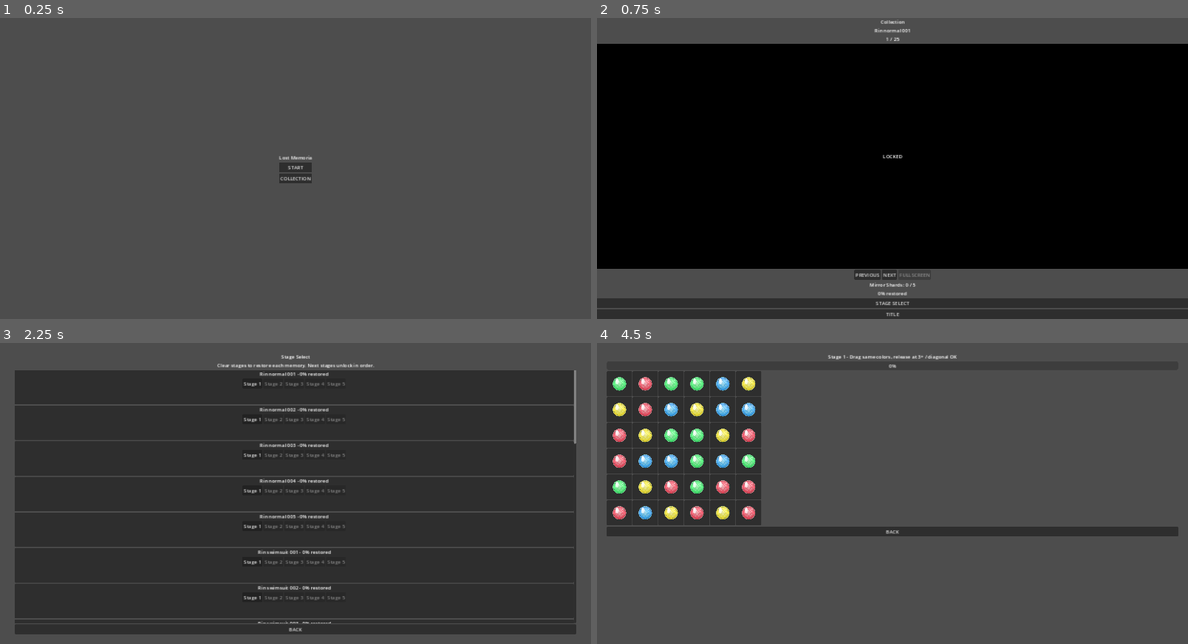
Above: before the commit, frames 1-4 (two rows, left to right).
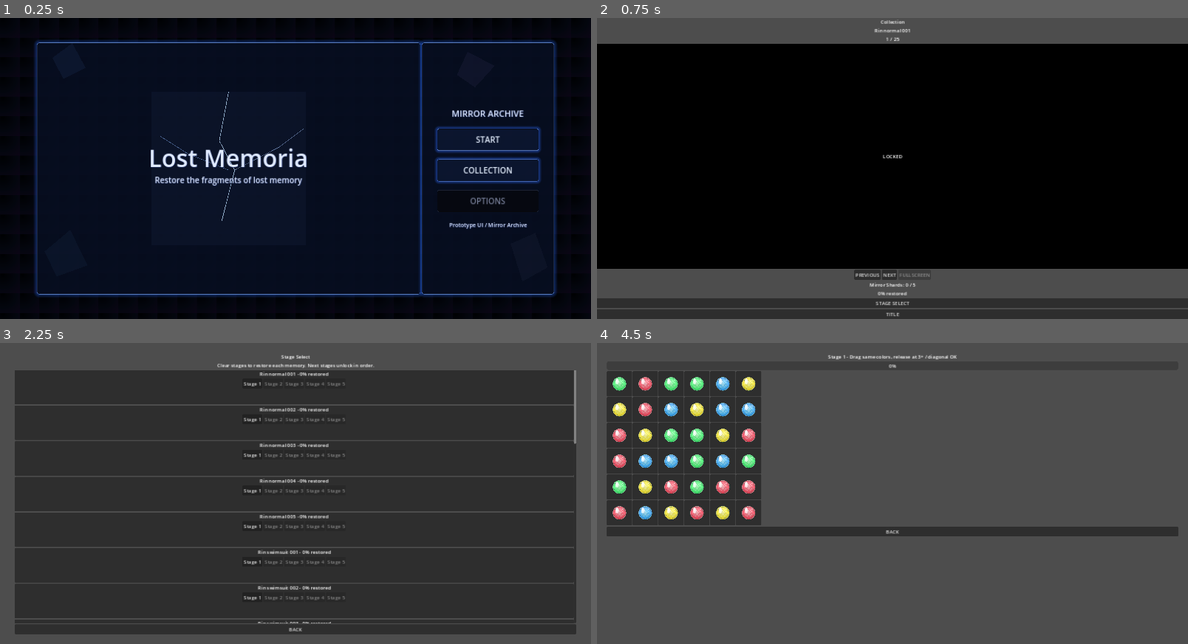
Above: after the commit, the same moments.

Repository: uzupiyo/Lost-Memoria
Game: Godot game, scene res://scenes/title/title.tscn
Two runs of this game, one before a commit and one after it. Both use one fixed random seed, a clock stepped at 60 frames per second and the inputs below.
Inputs:
- Up to frame 1 (0.25 s): no input
- Up to frame 2 (0.75 s): click "COLLECTION" at 0.5 s
- Up to frame 3 (2.25 s): click "TITLE" at 1.25 s; click "START" at 2 s
- Up to frame 4 (4.5 s): click "BACK" at 2.75 s; click "START" at 3.5 s; click "Stage 1" at 4.25 s

The runs differ from the first frame. In frame 1, 100% of the frame differs, in the area x 0-100%, y 0-100%; in frame 2, nothing differs; in frame 3, less than 0.1%; in frame 4, nothing differs.

Commit message:
Redesign title screen with Mirror Archive UI

Diff:
--- a/scenes/title/title.tscn
+++ b/scenes/title/title.tscn
@@ -1,6 +1,17 @@
-[gd_scene load_steps=2 format=3]
+[gd_scene load_steps=4 format=3]
 
 [ext_resource type="Script" path="res://scripts/title_screen.gd" id="1_title"]
+[ext_resource type="Theme" path="res://assets/ui/theme/main_theme.tres" id="2_theme"]
+
+[sub_resource type="Gradient" id="Gradient_bg"]
+offsets = PackedFloat32Array(0, 0.55, 1)
+colors = PackedColorArray(0.005, 0.008, 0.018, 1, 0.02, 0.035, 0.08, 1, 0.065, 0.03, 0.12, 1)
+
+[sub_resource type="GradientTexture2D" id="GradientTexture2D_bg"]
+gradient = SubResource("Gradient_bg")
+fill = 1
+fill_from = Vector2(0.15, 0.05)
+fill_to = Vector2(1, 1)
 
 [node name="Title" type="Control"]
 layout_mode = 3
@@ -9,32 +20,195 @@
 anchor_bottom = 1.0
 grow_horizontal = 2
 grow_vertical = 2
+theme = ExtResource("2_theme")
 script = ExtResource("1_title")
 
-[node name="CenterContainer" type="CenterContainer" parent="."]
-layout_mode = 1
-anchors_preset = 15
-anchor_right = 1.0
-anchor_bottom = 1.0
-grow_horizontal = 2
-grow_vertical = 2
-
-[node name="VBoxContainer" type="VBoxContainer" parent="CenterContainer"]
-layout_mode = 2
+[node name="Background" type="TextureRect" parent="."]
+layout_mode = 1
+anchors_preset = 15
+anchor_right = 1.0
+anchor_bottom = 1.0
+grow_horizontal = 2
+grow_vertical = 2
+mouse_filter = 2
+texture = SubResource("GradientTexture2D_bg")
+stretch_mode = 1
+
+[node name="Vignette" type="ColorRect" parent="."]
+layout_mode = 1
+anchors_preset = 15
+anchor_right = 1.0
+anchor_bottom = 1.0
+grow_horizontal = 2
+grow_vertical = 2
+mouse_filter = 2
+color = Color(0, 0, 0, 0.28)
+
+[node name="ShardDecorations" type="Control" parent="."]
+layout_mode = 1
+anchors_preset = 15
+anchor_right = 1.0
+anchor_bottom = 1.0
+grow_horizontal = 2
+grow_vertical = 2
+mouse_filter = 2
+
+[node name="ShardA" type="Polygon2D" parent="ShardDecorations"]
+color = Color(0.38, 0.62, 1, 0.42)
+polygon = PackedVector2Array(170, 130, 235, 82, 278, 162, 206, 198)
+
+[node name="ShardB" type="Polygon2D" parent="ShardDecorations"]
+color = Color(0.75, 0.62, 1, 0.32)
+polygon = PackedVector2Array(1520, 110, 1608, 156, 1544, 226, 1485, 185)
+
+[node name="ShardC" type="Polygon2D" parent="ShardDecorations"]
+color = Color(0.42, 0.78, 1, 0.28)
+polygon = PackedVector2Array(145, 760, 228, 690, 285, 805, 184, 842)
+
+[node name="ShardD" type="Polygon2D" parent="ShardDecorations"]
+color = Color(0.78, 0.82, 1, 0.22)
+polygon = PackedVector2Array(1660, 735, 1740, 700, 1780, 812, 1698, 858)
+
+[node name="Layout" type="HBoxContainer" parent="."]
+layout_mode = 1
+anchors_preset = 15
+anchor_right = 1.0
+anchor_bottom = 1.0
+offset_left = 120.0
+offset_top = 80.0
+offset_right = -120.0
+offset_bottom = -80.0
+grow_horizontal = 2
+grow_vertical = 2
 alignment = 1
 
-[node name="TitleLabel" type="Label" parent="CenterContainer/VBoxContainer"]
-layout_mode = 2
+[node name="MirrorPanel" type="PanelContainer" parent="Layout"]
+layout_mode = 2
+size_flags_horizontal = 3
+size_flags_vertical = 3
+mouse_filter = 2
+
+[node name="MirrorContent" type="CenterContainer" parent="Layout/MirrorPanel"]
+layout_mode = 2
+mouse_filter = 2
+
+[node name="MirrorStack" type="Control" parent="Layout/MirrorPanel/MirrorContent"]
+layout_mode = 2
+custom_minimum_size = Vector2(680, 680)
+mouse_filter = 2
+
+[node name="MirrorRing" type="ColorRect" parent="Layout/MirrorPanel/MirrorContent/MirrorStack"]
+layout_mode = 1
+anchors_preset = 8
+anchor_left = 0.5
+anchor_top = 0.5
+anchor_right = 0.5
+anchor_bottom = 0.5
+offset_left = -250.0
+offset_top = -250.0
+offset_right = 250.0
+offset_bottom = 250.0
+grow_horizontal = 2
+grow_vertical = 2
+mouse_filter = 2
+color = Color(0.08, 0.12, 0.22, 0.35)
+
+[node name="CrackLine1" type="Line2D" parent="Layout/MirrorPanel/MirrorContent/MirrorStack"]
+points = PackedVector2Array(340, 90, 310, 250, 360, 345, 318, 510)
+width = 2.0
+default_color = Color(0.75, 0.88, 1, 0.75)
+
+[node name="CrackLine2" type="Line2D" parent="Layout/MirrorPanel/MirrorContent/MirrorStack"]
+points = PackedVector2Array(340, 345, 208, 292, 118, 235)
+width = 1.5
+default_color = Color(0.55, 0.72, 1, 0.55)
+
+[node name="CrackLine3" type="Line2D" parent="Layout/MirrorPanel/MirrorContent/MirrorStack"]
+points = PackedVector2Array(360, 345, 505, 270, 585, 210)
+width = 1.5
+default_color = Color(0.65, 0.78, 1, 0.55)
+
+[node name="TitleLabel" type="Label" parent="Layout/MirrorPanel/MirrorContent/MirrorStack"]
+layout_mode = 1
+anchors_preset = 8
+anchor_left = 0.5
+anchor_top = 0.5
+anchor_right = 0.5
+anchor_bottom = 0.5
+offset_left = -300.0
+offset_top = -80.0
+offset_right = 300.0
+offset_bottom = 10.0
+grow_horizontal = 2
+grow_vertical = 2
+mouse_filter = 2
+theme_override_font_sizes/font_size = 78
 text = "Lost Memoria"
 horizontal_alignment = 1
-
-[node name="StartButton" type="Button" parent="CenterContainer/VBoxContainer"]
+vertical_alignment = 1
+
+[node name="SubtitleLabel" type="Label" parent="Layout/MirrorPanel/MirrorContent/MirrorStack"]
+layout_mode = 1
+anchors_preset = 8
+anchor_left = 0.5
+anchor_top = 0.5
+anchor_right = 0.5
+anchor_bottom = 0.5
+offset_left = -300.0
+offset_top = 14.0
+offset_right = 300.0
+offset_bottom = 62.0
+grow_horizontal = 2
+grow_vertical = 2
+mouse_filter = 2
+theme_override_font_sizes/font_size = 26
+text = "Restore the fragments of lost memory"
+horizontal_alignment = 1
+vertical_alignment = 1
+
+[node name="MenuPanel" type="PanelContainer" parent="Layout"]
+layout_mode = 2
+custom_minimum_size = Vector2(430, 0)
+size_flags_vertical = 3
+mouse_filter = 2
+
+[node name="MenuCenter" type="CenterContainer" parent="Layout/MenuPanel"]
+layout_mode = 2
+
+[node name="MenuBox" type="VBoxContainer" parent="Layout/MenuPanel/MenuCenter"]
+layout_mode = 2
+theme_override_constants/separation = 28
+alignment = 1
+
+[node name="MenuTitle" type="Label" parent="Layout/MenuPanel/MenuCenter/MenuBox"]
+layout_mode = 2
+mouse_filter = 2
+theme_override_font_sizes/font_size = 28
+text = "MIRROR ARCHIVE"
+horizontal_alignment = 1
+
+[node name="StartButton" type="Button" parent="Layout/MenuPanel/MenuCenter/MenuBox"]
+custom_minimum_size = Vector2(330, 72)
 layout_mode = 2
 text = "START"
 
-[node name="CollectionButton" type="Button" parent="CenterContainer/VBoxContainer"]
+[node name="CollectionButton" type="Button" parent="Layout/MenuPanel/MenuCenter/MenuBox"]
+custom_minimum_size = Vector2(330, 72)
 layout_mode = 2
 text = "COLLECTION"
 
-[connection signal="pressed" from="CenterContainer/VBoxContainer/StartButton" to="." method="_on_start_pressed"]
-[connection signal="pressed" from="CenterContainer/VBoxContainer/CollectionButton" to="." method="_on_collection_pressed"]
+[node name="OptionsButton" type="Button" parent="Layout/MenuPanel/MenuCenter/MenuBox"]
+custom_minimum_size = Vector2(330, 72)
+layout_mode = 2
+disabled = true
+text = "OPTIONS"
+
+[node name="VersionLabel" type="Label" parent="Layout/MenuPanel/MenuCenter/MenuBox"]
+layout_mode = 2
+mouse_filter = 2
+theme_override_font_sizes/font_size = 18
+text = "Prototype UI / Mirror Archive"
+horizontal_alignment = 1
+
+[connection signal="pressed" from="Layout/MenuPanel/MenuCenter/MenuBox/StartButton" to="." method="_on_start_pressed"]
+[connection signal="pressed" from="Layout/MenuPanel/MenuCenter/MenuBox/CollectionButton" to="." method="_on_collection_pressed"]
